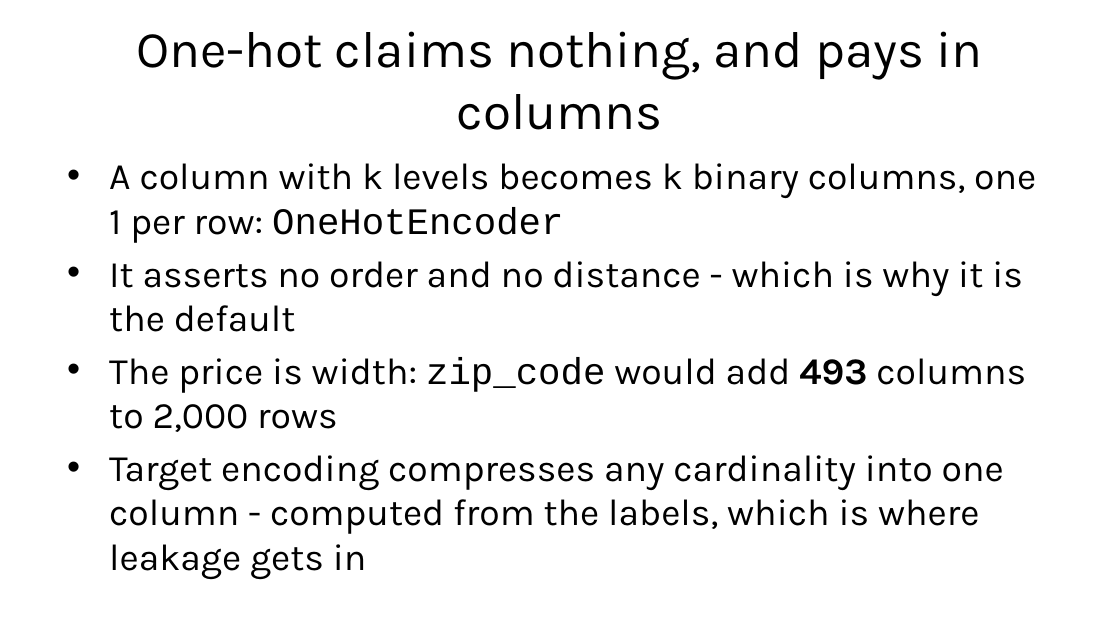
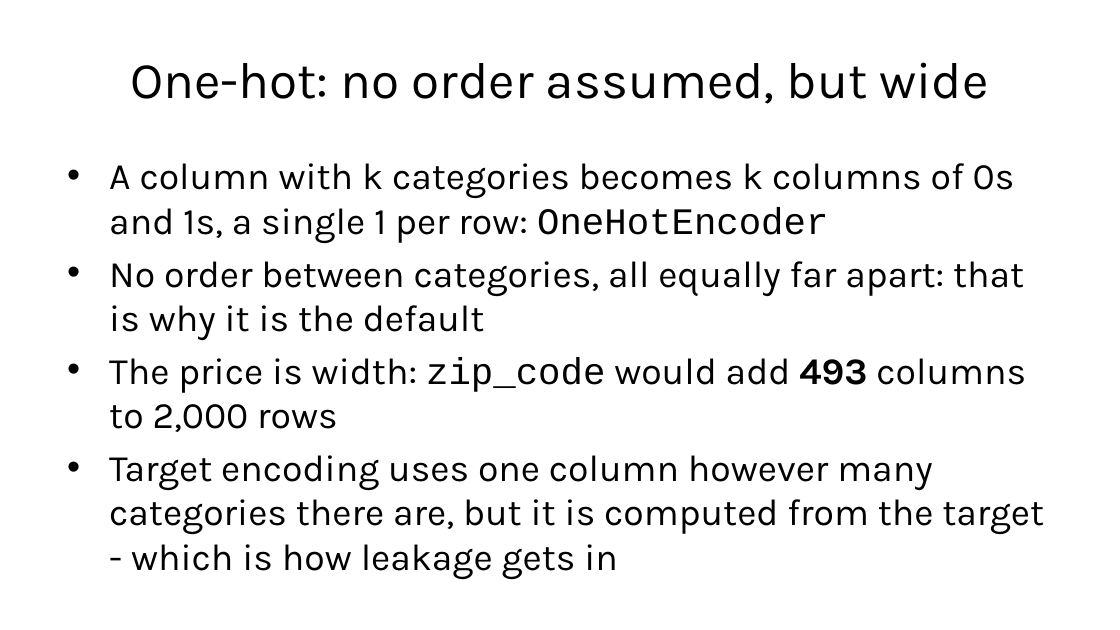
Before and after one commit to fabioantonini/technologies-for-artificial-intelligence, a slide deck: slide 31 of Lessons/02_data_exploration_and_preparation/Slides/data_exploration_and_preparation_slides.pptx. Drawn at 1120x630 pixels with LibreOffice and Linux fonts; fonts in the diff are those of the drawing; background and template pictures are left out. Boxes give left, top, right and bottom in pixels: in the first picture for what was removed or moved away, otherwise in the second. Text is boxed around its words. In the diff, an @@ line names an element or a change of style, - is before the commit and + after.

```diff
--- a/Lessons/02_data_exploration_and_preparation/Slides/data_exploration_and_preparation_slides.pptx
+++ b/Lessons/02_data_exploration_and_preparation/Slides/data_exploration_and_preparation_slides.pptx
@@ title at (x1=130, y1=62, x2=989, y2=104): text changed @@
-One-hot claims nothing, and pays in columns
+One-hot: no order assumed, but wide
@@ text at (x1=109, y1=163, x2=1024, y2=340): text changed @@
-• A column with k levels becomes k binary columns, one 1 per row: OneHotEncoder
-• It asserts no order and no distance - which is why it is the default
+• A column with k categories becomes k columns of 0s and 1s, a single 1 per row: OneHotEncoder
+• No order between categories, all equally far apart: that is why it is the default
@@ text at (x1=109, y1=455, x2=1044, y2=580): text changed @@
-• Target encoding compresses any cardinality into one column - computed from the labels, which is where leakage gets in
+• Target encoding uses one column however many categories there are, but it is computed from the target - which is how leakage gets in
```
Also in this commit, not shown: 25 other slides changed, 7 slides added, 7 slides removed, 2 other files.
